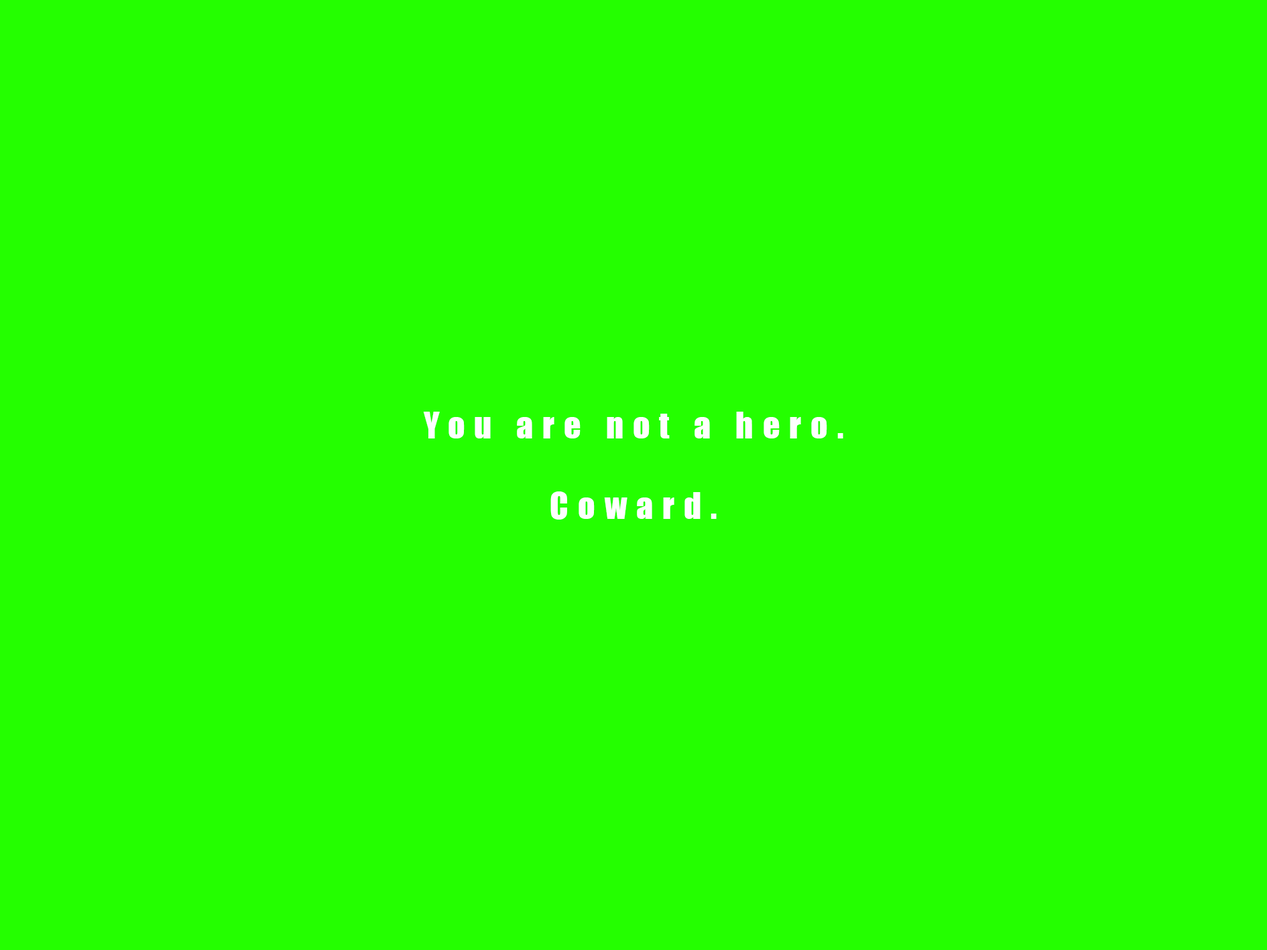
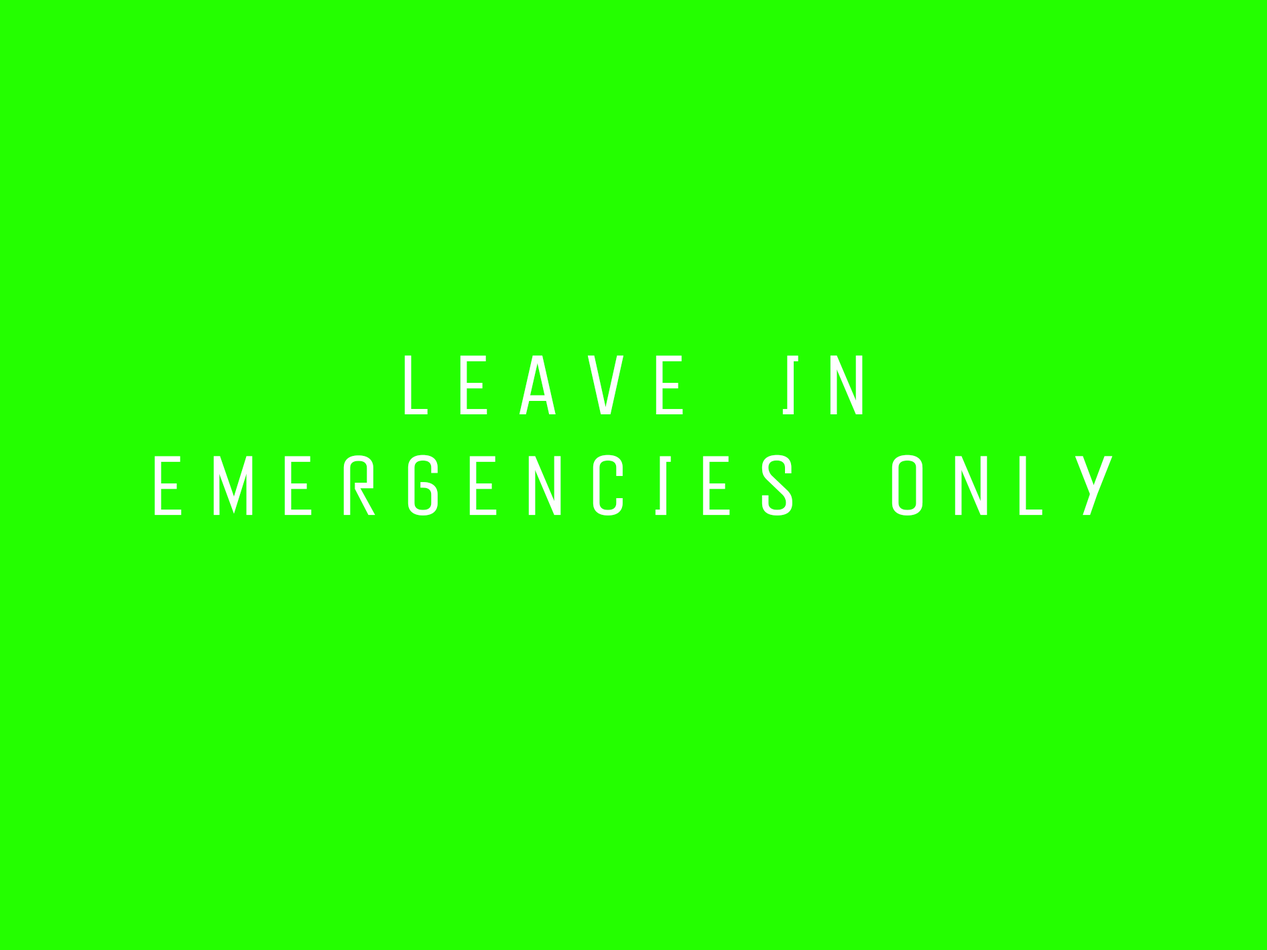
Two versions of the same layered image (1267 x 950). Layer-by-layer changes:
renamed "You are not a hero. Coward." to "LEAVE IN EMERGENCIES ONLY", painted on it over [154, 355, 1113, 520]
